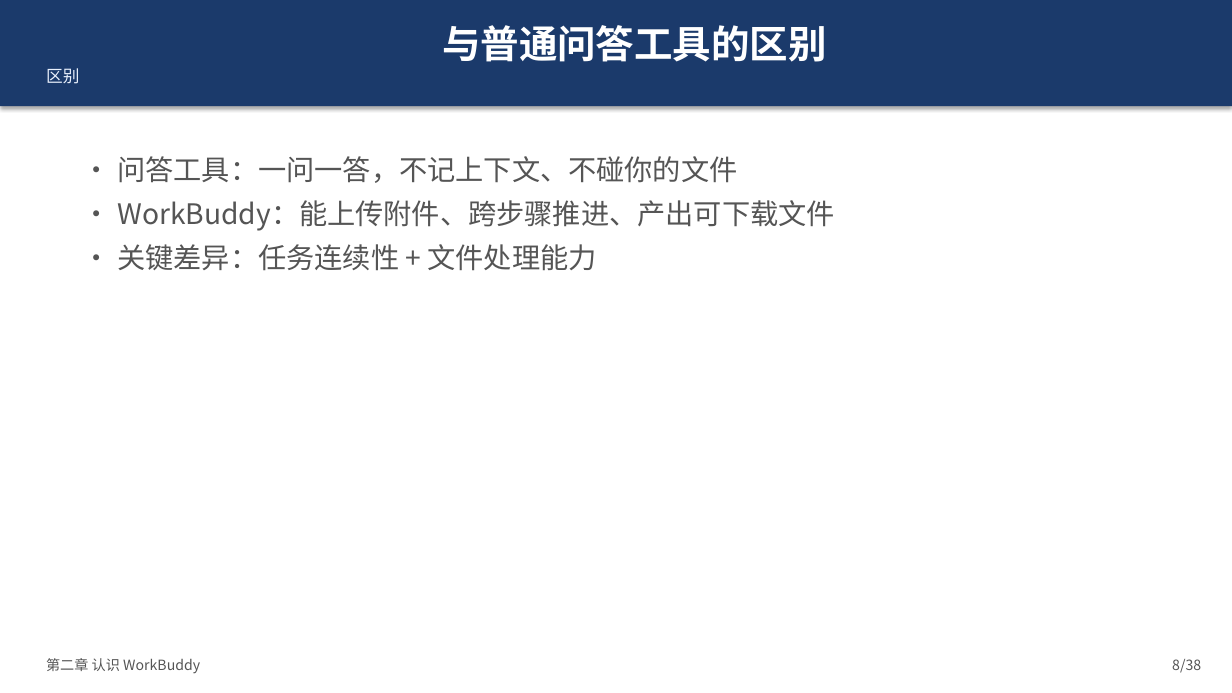
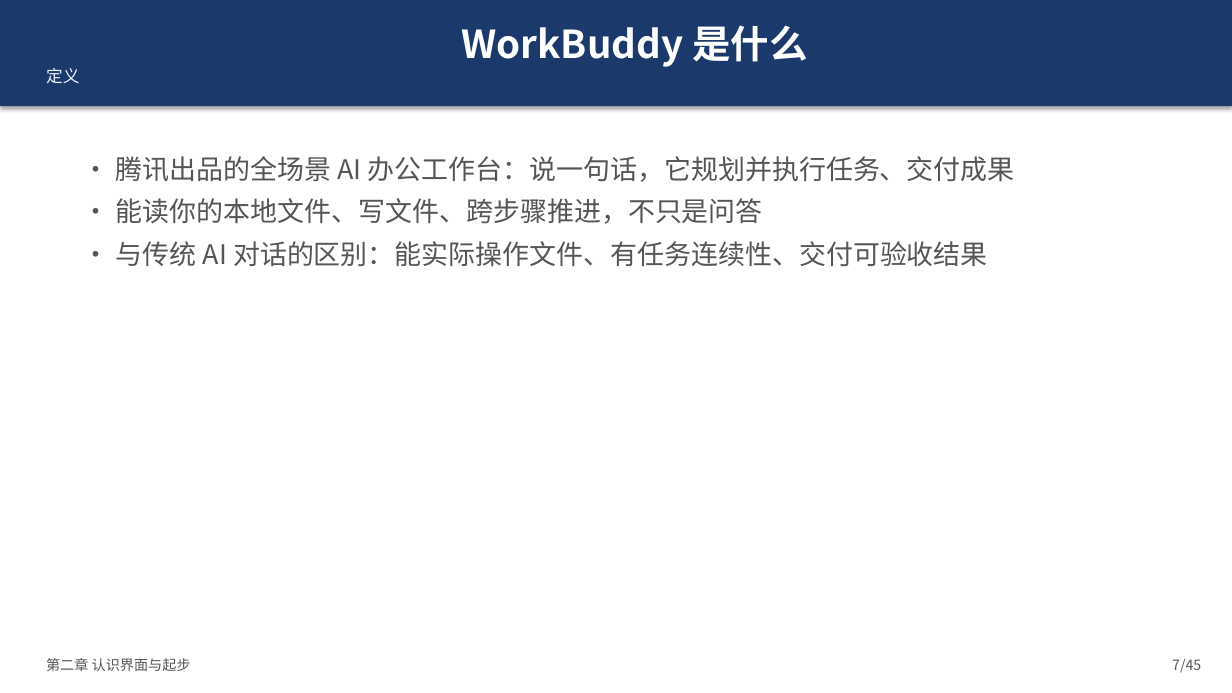
Before and after one commit to onehount/workbuddy-beginner-training, a slide deck: slide 7 of 02-slides/workbuddy-beginner-training.pptx (slide 8 before the commit). Drawn at 1232x693 pixels with LibreOffice and Linux fonts; fonts in the diff are those of the drawing. Boxes give left, top, right and bottom in pixels: in the first picture for what was removed or moved away, otherwise in the second. Text is boxed around its words. In the diff, an @@ line names an element or a change of style, - is before the commit and + after.

Commit message:
v1.1: 课程PPT重构为功能导向结构（45页）
- 先讲 WorkBuddy 各功能是什么/干什么/怎么用/在哪里
- 用青屿茶研案例演示每个功能的具体使用流程
- 新增界面三区总览示意图 + 10大功能四象限说明页
- 进阶技巧：先给方案再执行、出错五步纠正、提示词四要素、四查清单
- Demo 结果仅顺带展示
- 更新 README 议程表与 CHANGELOG

```diff
--- a/02-slides/workbuddy-beginner-training.pptx
+++ b/02-slides/workbuddy-beginner-training.pptx
@@ text in rectangle at bbox=[46, 25, 807, 83]: text changed @@
-与普通问答工具的区别
-区别
+WorkBuddy 是什么
+定义
@@ text at bbox=[116, 156, 1015, 266]: text changed; size 22 to 21 pt @@
-• 问答工具：一问一答，不记上下文、不碰你的文件
-• WorkBuddy：能上传附件、跨步骤推进、产出可下载文件
-• 关键差异：任务连续性 + 文件处理能力
+• 腾讯出品的全场景 AI 办公工作台：说一句话，它规划并执行任务、交付成果
+• 能读你的本地文件、写文件、跨步骤推进，不只是问答
+• 与传统 AI 对话的区别：能实际操作文件、有任务连续性、交付可验收结果
@@ text at bbox=[46, 658, 191, 671]: text changed @@
-第二章 认识 WorkBuddy
+第二章 认识界面与起步
@@ text at bbox=[1172, 659, 1201, 673]: text changed @@
-8/38
+7/45
```
Also in this commit, not shown: 16 other slides changed, 28 slides added, 21 slides removed, 6 other files.
